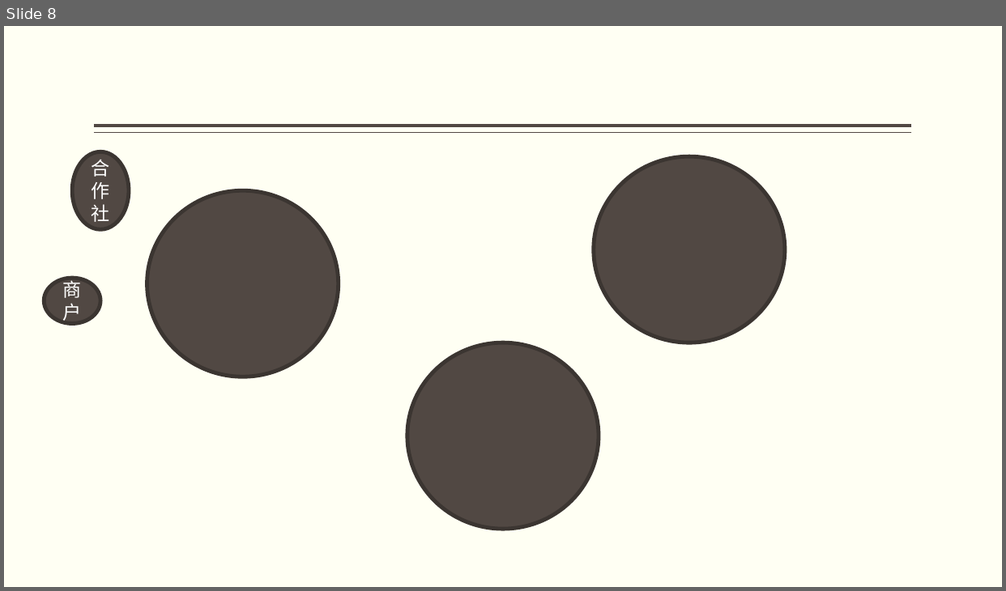
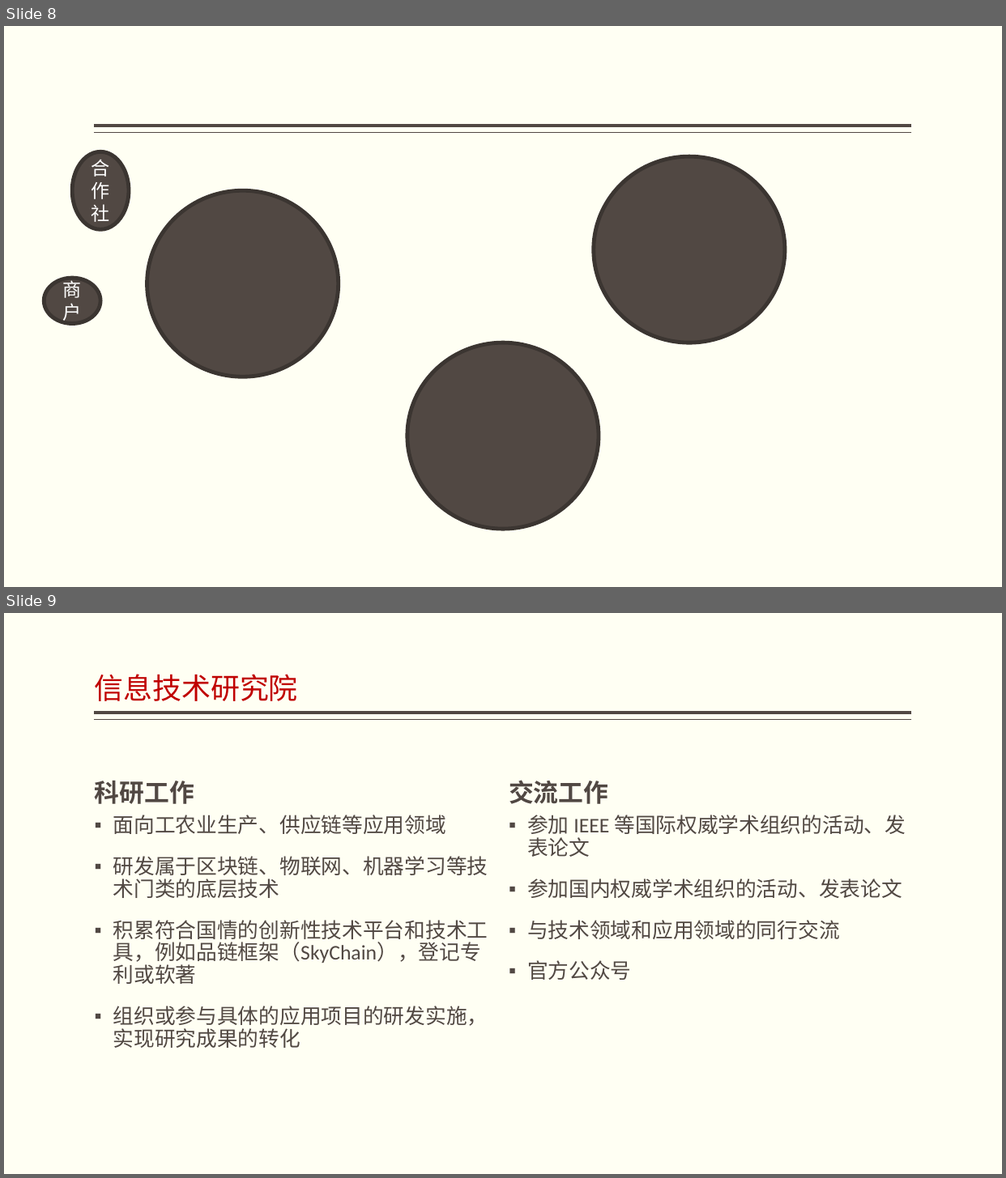
Before and after one commit to jzgi/chainfx, a slide deck: Docs/design.pptx. Shown one above the other, each under a label of ours: slide 8 before the commit, slides 8 and 9 after it. The pictures are 1006x591 and 1006x1178 pixels, drawn with LibreOffice and Linux fonts; fonts in the diff are those of the drawing. Boxes give left, top, right and bottom in pixels: in the first picture for what was removed or moved away, otherwise in the second. Text is boxed around its words. In the diff, an @@ line names an element or a change of style, - is before the commit and + after.

```diff
--- a/Docs/design.pptx
+++ b/Docs/design.pptx
@@ slide 9 added at box(4, 613, 1002, 1174), background #FFFFF3; not listed: 2 template elements that a slide beside it also shows @@
@@ title added at box(95, 674, 298, 701), 28 pt, text #C00000 @@
+信息技术研究院
@@ text added at box(95, 781, 194, 804), 24 pt, text #514843, bold @@
+科研工作
@@ text added at box(509, 780, 608, 804), 24 pt, text #514843, bold @@
+交流工作
@@ text added at box(113, 815, 488, 1048), 20 pt, text #514843 @@
+▪ 面向工农业生产、供应链等应用领域
+▪ 研发属于区块链、物联网、机器学习等技术门类的底层技术
+▪ 积累符合国情的创新性技术平台和技术工具，例如品链框架（SkyChain），登记专利或软著
+▪ 组织或参与具体的应用项目的研发实施，实现研究成果的转化
@@ text added at box(527, 815, 906, 980), 20 pt, text #514843 @@
+▪ 参加 IEEE 等国际权威学术组织的活动、发表论文
+▪ 参加国内权威学术组织的活动、发表论文
+▪ 与技术领域和应用领域的同行交流
+▪ 官方公众号
```
Also in this commit, not shown: 13 other files.
